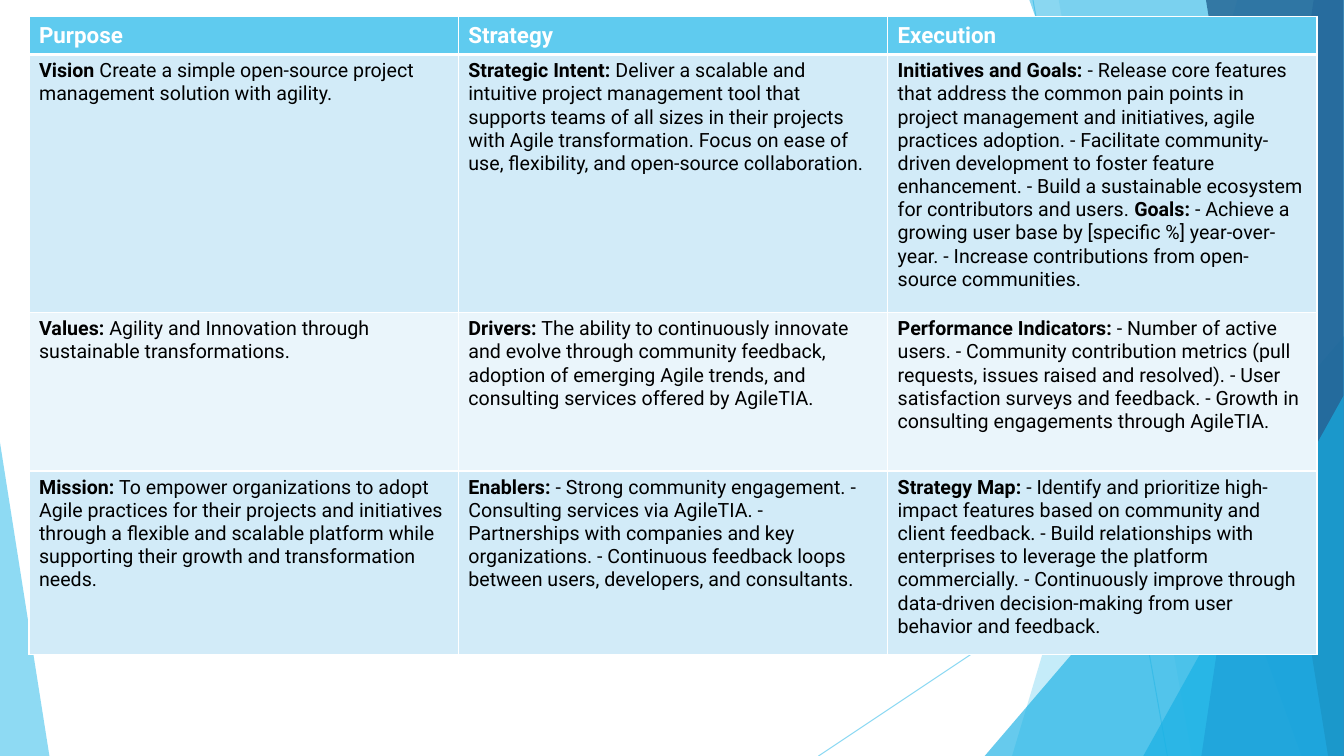
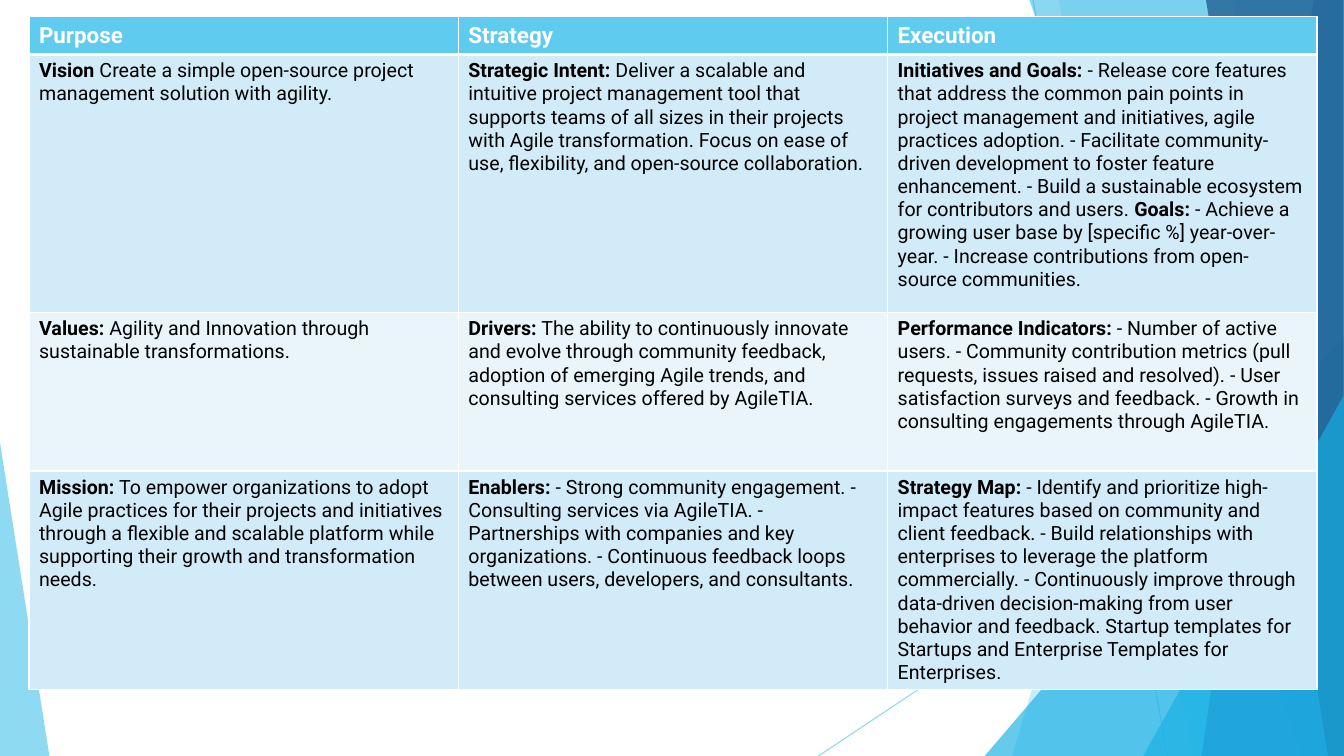
Before and after one commit to ARUNRGAGILITY/os_agileprojectmgmt, a slide deck: slide 13 of Documents/1.Project_Overview.pptx. Drawn at 1344x756 pixels with LibreOffice and Linux fonts; fonts in the diff are those of the drawing. Boxes give left, top, right and bottom in pixels: in the first picture for what was removed or moved away, otherwise in the second. Text is boxed around its words. In the diff, an @@ line names an element or a change of style, - is before the commit and + after.

```diff
--- a/Documents/1.Project_Overview.pptx
+++ b/Documents/1.Project_Overview.pptx
@@ table at <box>29,16,1318,693</box> @@
-row 4, column 3: Strategy Map: - Identify and prioritize high-impact features based on community and client feedback. - Build relationships with enterprises to leverage the platform commercially. - Continuously improve through data-driven decision-making from user behavior and feedback.
+row 4, column 3: Strategy Map: - Identify and prioritize high-impact features based on community and client feedback. - Build relationships with enterprises to leverage the platform commercially. - Continuously improve through data-driven decision-making from user behavior and feedback. Startup templates for Startups and Enterprise Templates for Enterprises.
```
Also in this commit, not shown: 2 other files.
